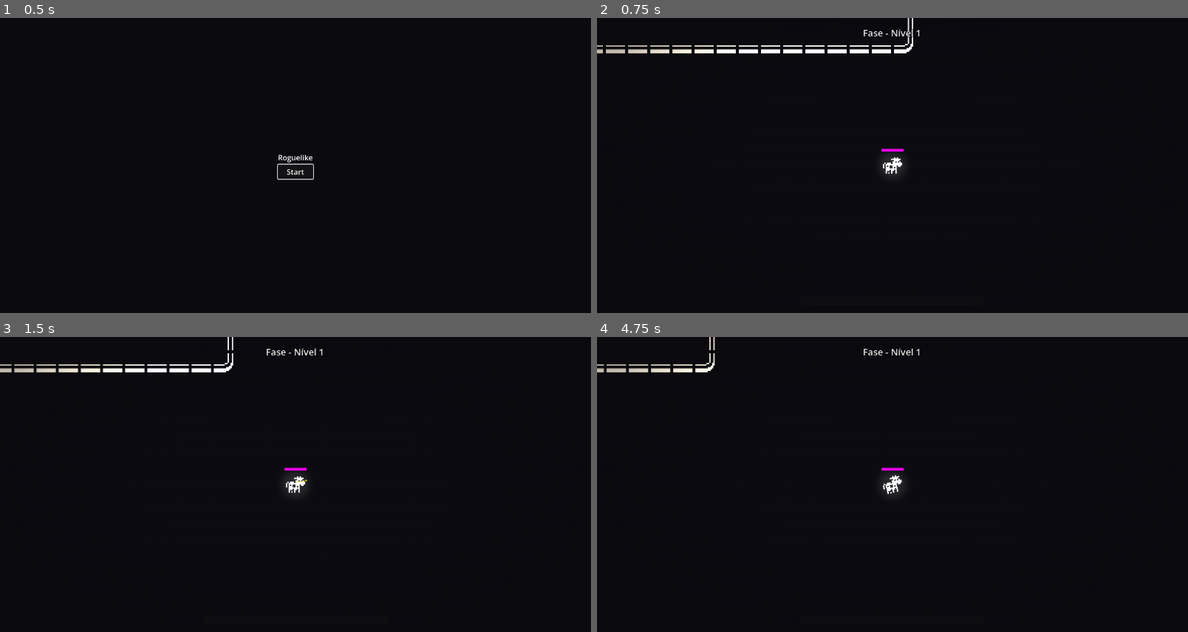
Above: before the commit, frames 1-4 (two rows, left to right).
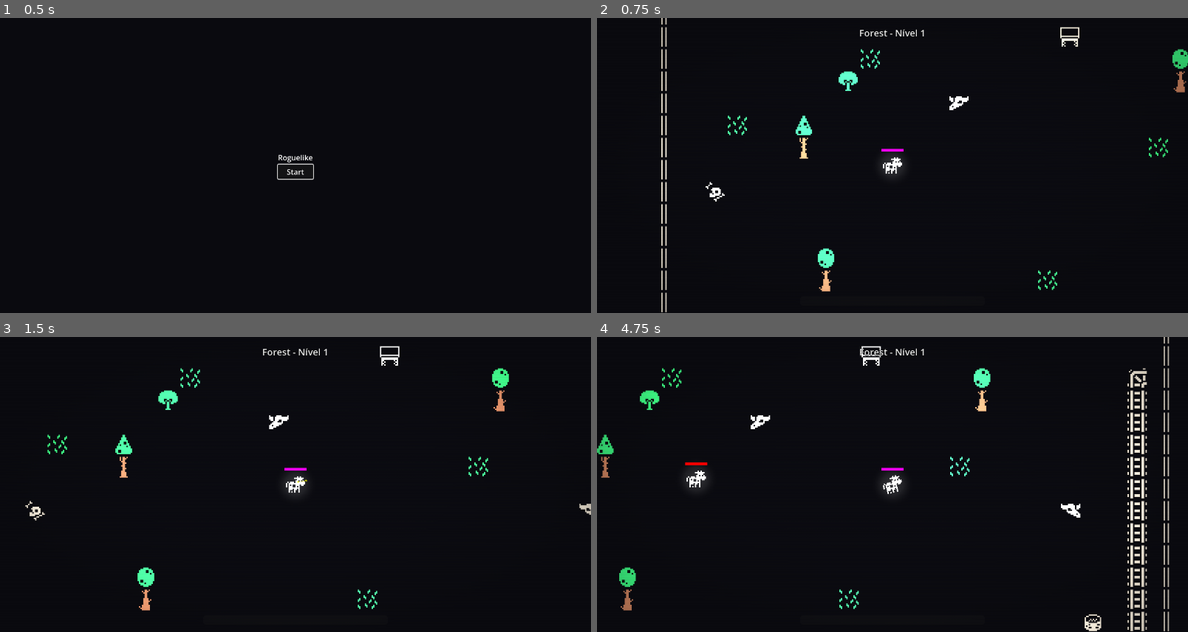
Above: after the commit, the same moments.

Repository: baiaooo/rogue
Game: Godot game, scene res://rooms/main_menu.tscn
The game is run twice, just before and just after one commit, with the same random seed, the same clock (stepped at 60 frames per second) and the same inputs.
Inputs (mouse positions are in pixels of both pictures, inside the frame that each line leads up to):
- Up to frame 1 (0.5 s): no input
- Up to frame 2 (0.75 s): click "Start" at 0.5 s
- Up to frame 3 (1.5 s): tap Enter (ui_accept) at 1.25 s; move the mouse to (425, 469) at 1.27 s; hold D (move_right) from 1.28 s (still down); click (425, 469) at 1.42 s
- Up to frame 4 (4.75 s): tap Enter (ui_accept) at 1.52, 2.27, 3.77, 4.52 s; move the mouse to (774, 499) at 2.02 s; release D (move_right) at 2.03 s; hold S (move_down) 2.03-2.78 s; move the mouse to (951, 419) at 2.77 s; hold D (move_right) 2.78-3.53 s; move the mouse to (862, 543) at 3.52 s; hold W (move_up) 3.53-4.28 s; click (862, 543) at 3.67 s; move the mouse to (1069, 528) at 4.27 s; hold A (move_left) from 4.28 s (still down)

Frame 1 is identical in both runs. In frame 2, 2.9% of the frame differs, in the area x 0-100%, y 0-100%; in frame 3, 2.2%; in frame 4, 4.0%, in the area x 0-97%, y 0-100%.

Commit message:
Fix level manager node lookups and stale Godot UIDs

Diff:
--- a/scripts/level_manager.gd
+++ b/scripts/level_manager.gd
@@ -31,16 +31,17 @@
 var upgrade_screen: CanvasLayer = null
 var hero: Node2D = null
 
-@onready var spawn_timer: Timer = get_node_or_null("SpawnTimer")
-@onready var progress_bar: ProgressBar = get_node_or_null("UI/BossProgress")
-@onready var boss_label: Label = get_node_or_null("UI/BossLabel")
-@onready var stage_label: Label = get_node_or_null("UI/StageLabel")
-@onready var spawn_area: Area2D = get_node_or_null("Area2D")
-@onready var spawn_col: CollisionShape2D = get_node_or_null("Area2D/Spawn - CollisionShape2D")
-@onready var hero_spawn_point: Marker2D = get_node_or_null("HeroSpawnPoint")
+var spawn_timer: Timer = null
+var progress_bar: ProgressBar = null
+var boss_label: Label = null
+var stage_label: Label = null
+var spawn_area: Area2D = null
+var spawn_col: CollisionShape2D = null
+var hero_spawn_point: Marker2D = null
 
 
 func _ready() -> void:
+	_cache_scene_nodes()
 	randomize()
 
 	# Spawna o herói
@@ -95,6 +96,28 @@
 		push_error("LevelManager: nó 'SpawnTimer' não encontrado! Inimigos não vão spawnar.")
 
 
+func _cache_scene_nodes() -> void:
+	spawn_timer = _find_first_node(["SpawnTimer", "LevelManager/SpawnTimer"]) as Timer
+	progress_bar = _find_first_node(["UI/BossProgress", "LevelManager/UI/BossProgress"]) as ProgressBar
+	boss_label = _find_first_node(["UI/BossLabel", "LevelManager/UI/BossLabel"]) as Label
+	stage_label = _find_first_node(["UI/StageLabel", "LevelManager/UI/StageLabel"]) as Label
+	spawn_area = _find_first_node(["Area2D", "Spawn Area"]) as Area2D
+	spawn_col = _find_first_node([
+		"Area2D/Spawn - CollisionShape2D",
+		"Area2D/Spawn",
+		"Spawn Area/Spawn"
+	]) as CollisionShape2D
+	hero_spawn_point = _find_first_node(["HeroSpawnPoint", "HeroSpawn"]) as Marker2D
+
+
+func _find_first_node(paths: Array[String]) -> Node:
+	for p in paths:
+		var node = get_node_or_null(p)
+		if node:
+			return node
+	return null
+
+
 func _update_stage_label(level_number: int) -> void:
 	if not stage_label:
 		return
Not shown: 1 places in characters/cow.tscn that only renumber resources
Not shown: 1 places in characters/flag.tscn that only renumber resources
Not shown: 1 places in characters/goblin.tscn that only renumber resources
Not shown: 1 places in characters/hero.tscn that only renumber resources
Not shown: 1 places in characters/projectile.tscn that only renumber resources
Not shown: 1 places in pickups/health_pickup.tscn that only renumber resources
Not shown: 1 places in pickups/reroll_pickup.tscn that only renumber resources
Not shown: 1 places in rooms/forest.tscn that only renumber resources
